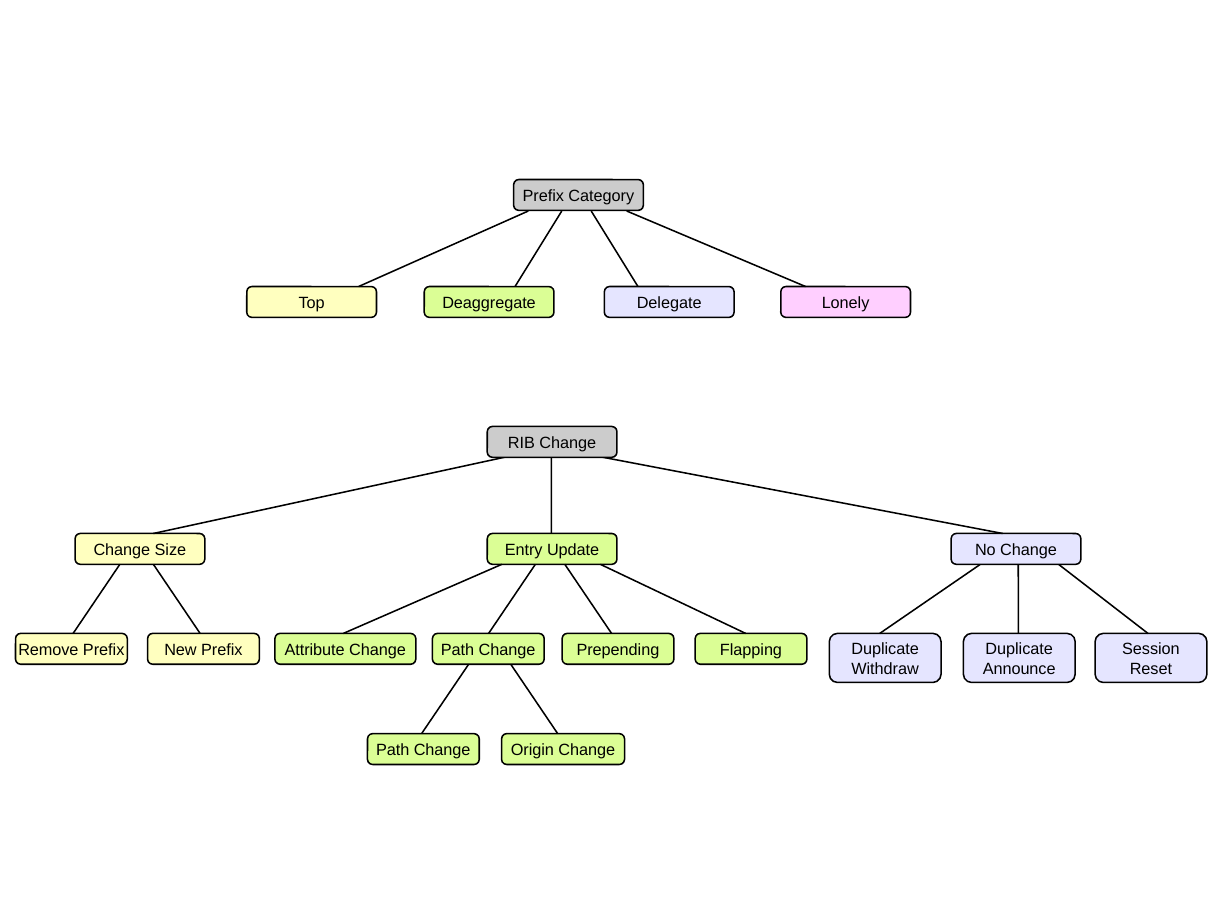
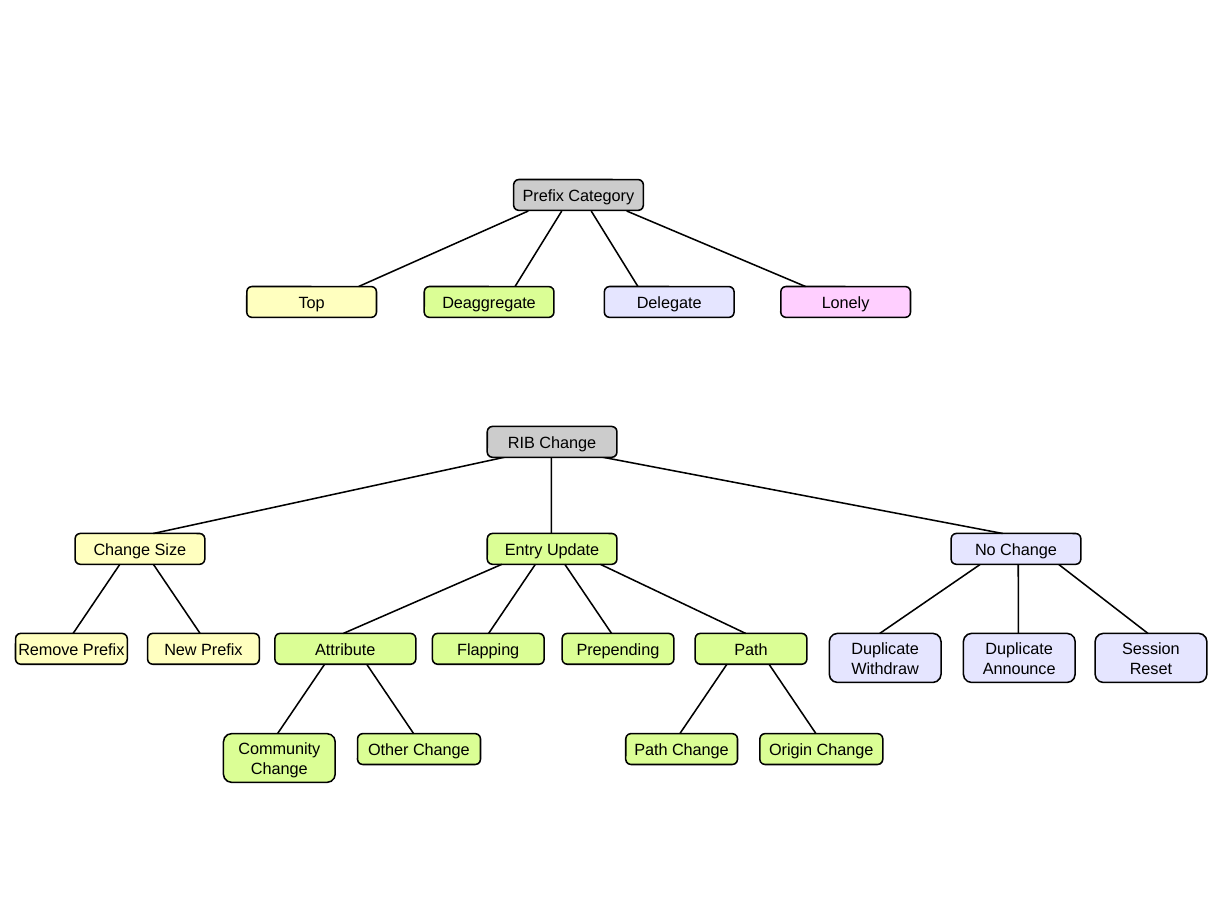
Before and after one commit to romain-fontugne/BLT, a slide deck: slide 1 of doc/Tag_Tree.odp. Drawn at 1232x924 pixels with LibreOffice and Linux fonts; fonts in the diff are those of the drawing. Boxes give left, top, right and bottom in pixels: in the first picture for what was removed or moved away, otherwise in the second. Text is boxed around its words. In the diff, an @@ line names an element or a change of style, - is before the commit and + after.

```diff
--- a/doc/Tag_Tree.odp
+++ b/doc/Tag_Tree.odp
@@ text in rounded rectangle at [315,643,375,655]: text changed @@
-Attribute Change
+Attribute
@@ rounded rectangle "Flapping": place and size @@
-rounded rectangle "Flapping" at [695,634,807,665]
+rounded rectangle "Flapping" at [433,634,544,665]
@@ 3 rounded rectangles: place and size @@
-3 rounded rectangles at [368,634,625,765]
+3 rounded rectangles at [626,634,883,765]
@@ text in rounded rectangle at [734,643,767,655]: text changed @@
-Path Change
+Path
@@ line added from (324, 664) to (277, 733), #000000 0.99 pt @@
@@ line moved from (468, 664) - (421, 733) to (367, 665) - (414, 733) @@
@@ line moved from (511, 665) - (558, 733) to (727, 664) - (680, 733) @@
@@ line added from (769, 665) to (816, 733), #000000 0.99 pt @@
@@ rounded rectangle added at [224,733,335,783], fill #DBFE95, outline #000000 0.99 pt, 10.5 pt, text #000000 @@
+Community
+Change
@@ rounded rectangle added at [358,733,481,765], fill #DBFE95, outline #000000 0.99 pt, 10.5 pt, text #000000 @@
+Other Change
```
Also in this commit, not shown: 1 other file.
